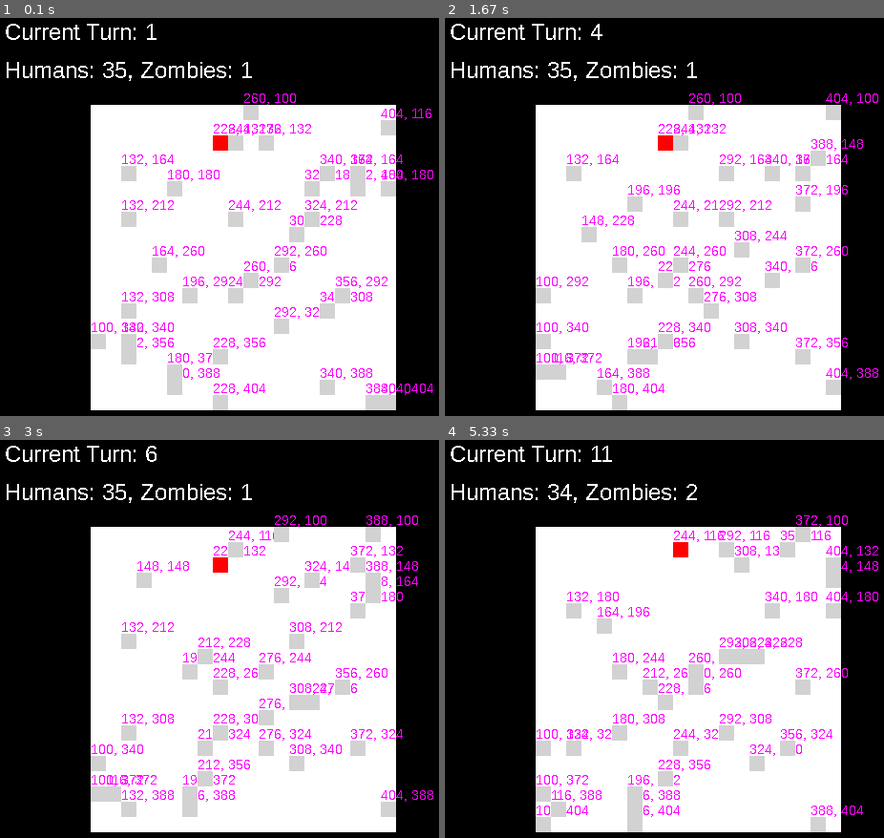
Above: before the commit, frames 1-4 (two rows, left to right).
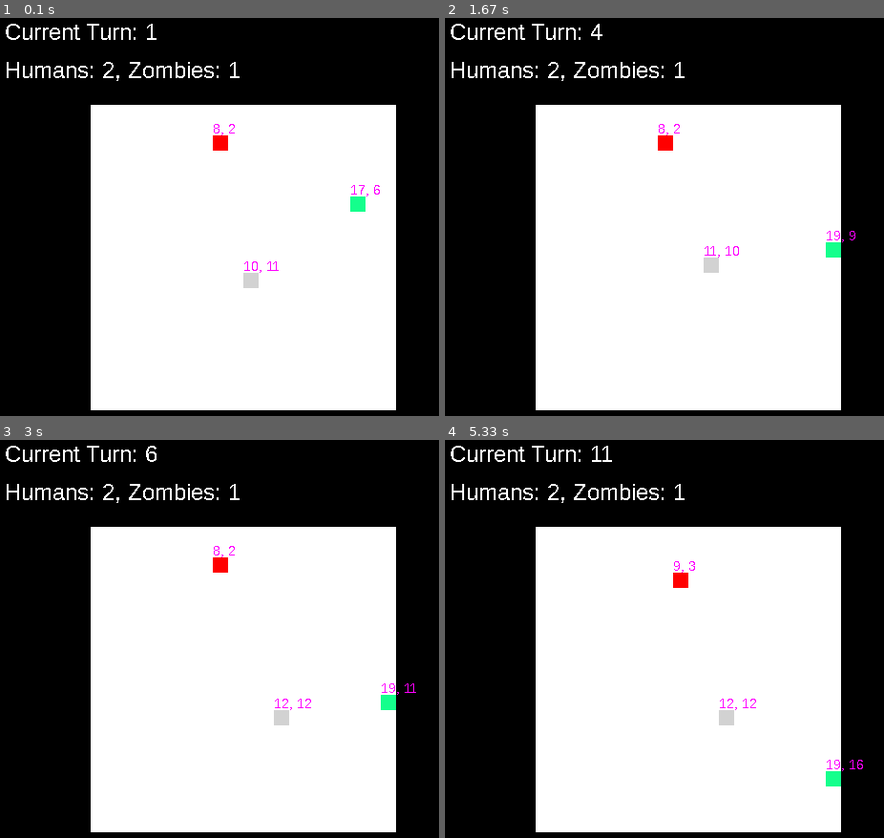
Above: after the commit, the same moments.

Repository: wallermatt/exercises
Game: pygame game, started from zombies.py
The game is run twice, just before and just after one commit, with the same random seed, the same clock (stepped at 60 frames per second) and the same inputs.
Inputs:
- Up to frame 1 (0.1 s): no input
- Up to frame 2 (1.67 s): no input
- Up to frame 3 (3 s): no input
- Up to frame 4 (5.33 s): no input

The runs differ from the first frame. In frame 1, 7.3% of the frame differs, in the area x 20-99%, y 11-99%; in frame 2, 7.7%; in frame 3, 7.6%; in frame 4, 7.9%.

Commit message:
running man

Diff:
--- a/zombies.py
+++ b/zombies.py
@@ -64,6 +64,42 @@
             self.row = ARENA_HEIGHT
         else:
             self.sprite.moveVertical(CHAR_SIZE * delta_row)
+
+class RunningMan:
+    TYPE = HUMAN
+    COLOUR = GREEN
+
+    def __init__(self, column, row):
+        self.column = column
+        self.row = row
+        self.sprite = MySprite(self.COLOUR, 100 + column * CHAR_SIZE, 100 + row * CHAR_SIZE)
+
+    def strategy(self, arena):
+        closest_zombie = None
+        closest_zombie_index = None
+        closest_zombie_distance = float("inf")
+        #import ipdb; ipdb.set_trace()
+        for i, z in [(i, e) for i, e in enumerate(arena.characters) if e.TYPE == ZOMBIE]:
+            distance = calc_distance((self.column, self.row), (z.column, z.row))
+            if not closest_zombie or distance <  closest_zombie_distance:
+                closest_zombie = z
+                closest_zombie_distance = distance
+                closest_zombie_index = i
+        if closest_zombie:
+            if self.column < closest_zombie.column and self.column > 0:
+                self.column -= 1
+                self.sprite.moveHorizontal(-CHAR_SIZE)
+            elif self.column > closest_zombie.column and self.column < arena.width:
+                self.column += 1
+                self.sprite.moveHorizontal(CHAR_SIZE)
+
+            if self.row < closest_zombie.row and self.row > 0:
+                self.row -= 1
+                self.sprite.moveVertical(-CHAR_SIZE)
+            elif self.row > closest_zombie.row and self.row < arena.height:
+                self.row += 1
+                self.sprite.moveVertical(CHAR_SIZE)
+
 
 
 class Zombie:
@@ -169,10 +205,15 @@
     arena.characters.append(z)
     arena.all_sprites_list.add(z.sprite)
 
-for _ in range(35):
+for _ in range(1):
     rp = RandomPerson(random.randrange(0, ARENA_WIDTH+1), random.randrange(0, ARENA_HEIGHT+1))
     arena.characters.append(rp)
     arena.all_sprites_list.add(rp.sprite)
+
+for _ in range(1):
+    rm = RunningMan(random.randrange(0, ARENA_WIDTH+1), random.randrange(0, ARENA_HEIGHT+1))
+    arena.characters.append(rm)
+    arena.all_sprites_list.add(rm.sprite)
 
 
 turn = 0
@@ -199,8 +240,8 @@
 
     for c in arena.characters:
         c.strategy(arena)
-        #character_coords_display = small_font.render("{}, {}".format(str(c.column), str(c.row)), False, PURPLE)
-        character_coords_display = small_font.render("{}, {}".format(str(c.sprite.rect.x), str(c.sprite.rect.y)), False, PURPLE)
+        character_coords_display = small_font.render("{}, {}".format(str(c.column), str(c.row)), False, PURPLE)
+        #character_coords_display = small_font.render("{}, {}".format(str(c.sprite.rect.x), str(c.sprite.rect.y)), False, PURPLE)
         screen.blit(character_coords_display,(c.sprite.rect.x, c.sprite.rect.y - 15))
 
 
